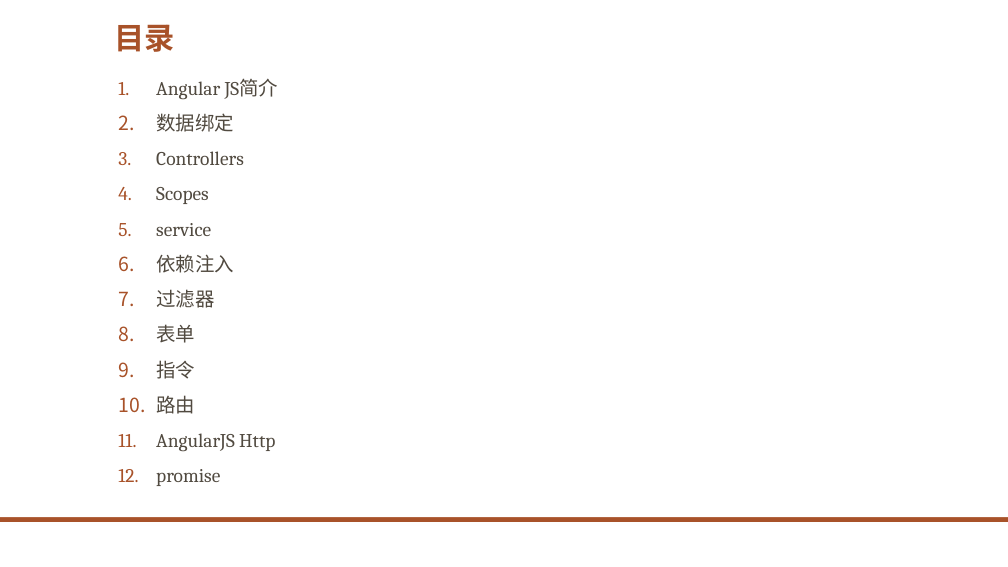
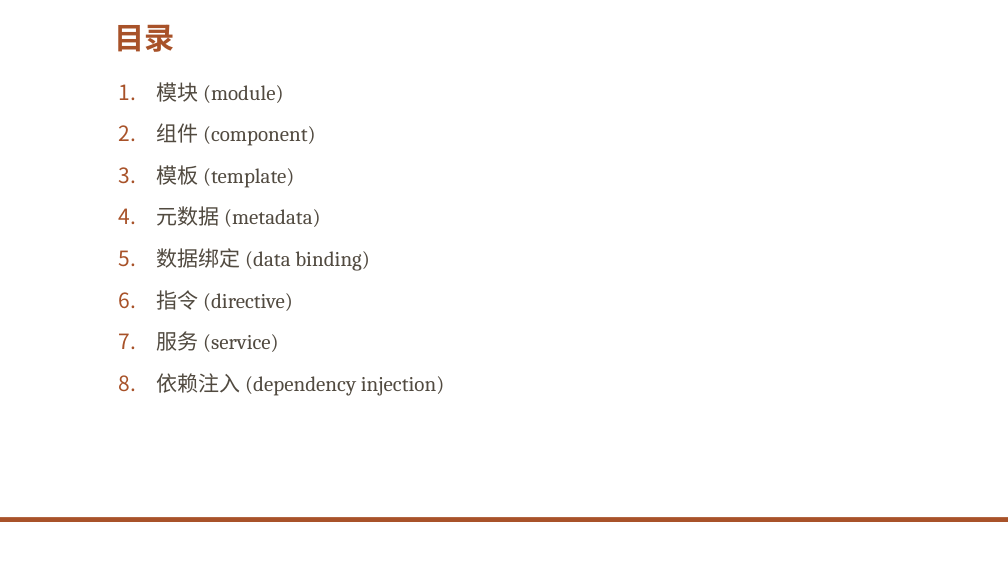
Before and after one commit to eventao/courseware, a slide deck: slide 2 of ppt/angular2/Angular2.pptx. Drawn at 1008x567 pixels with LibreOffice and Linux fonts; fonts in the diff are those of the drawing; background and template pictures are left out. Boxes give left, top, right and bottom in pixels: in the first picture for what was removed or moved away, otherwise in the second. Text is boxed around its words. In the diff, an @@ line names an element or a change of style, - is before the commit and + after.

```diff
--- a/ppt/angular2/Angular2.pptx
+++ b/ppt/angular2/Angular2.pptx
@@ text at [156,82,445,396]: text changed; size 18.5 to 20 pt @@
-1. Angular JS简介
-2. 数据绑定
-3. Controllers
-4. Scopes
-5. service
-6. 依赖注入
-7. 过滤器
-8. 表单
-9. 指令
-10. 路由
-11. AngularJS Http
-12. promise
+1. 模块 (module)
+2. 组件 (component)
+3. 模板 (template)
+4. 元数据 (metadata)
+5. 数据绑定 (data binding)
+6. 指令 (directive)
+7. 服务 (service)
+8. 依赖注入 (dependency injection)
```
Also in this commit, not shown: 1 other slide changed, 1 other file.
